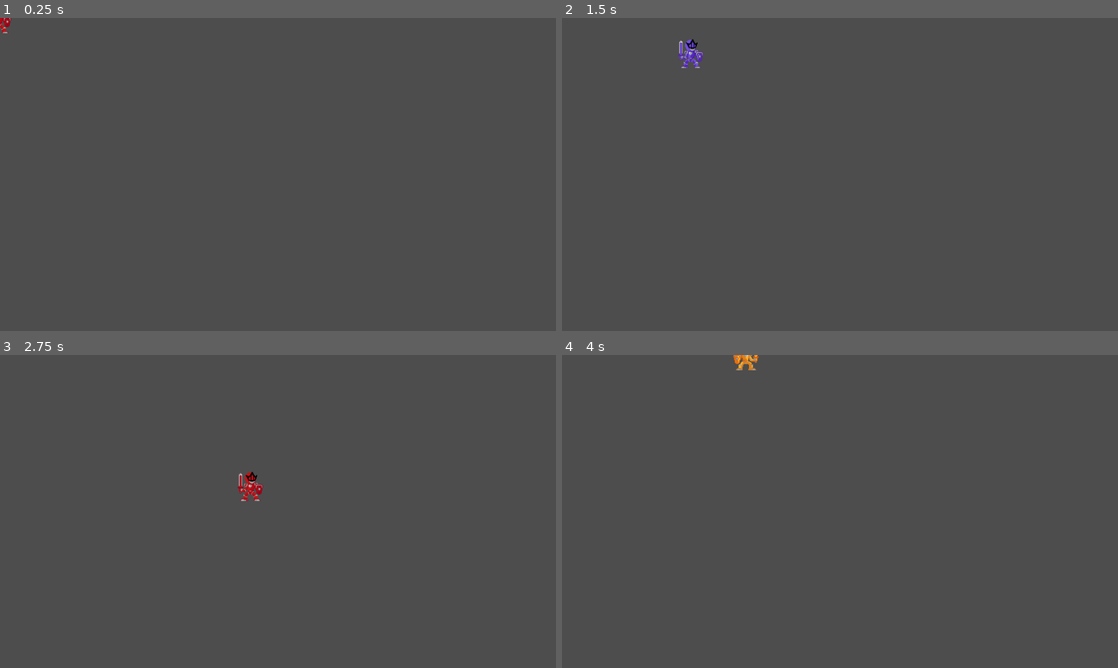
Above: before the commit, frames 1-4 (two rows, left to right).
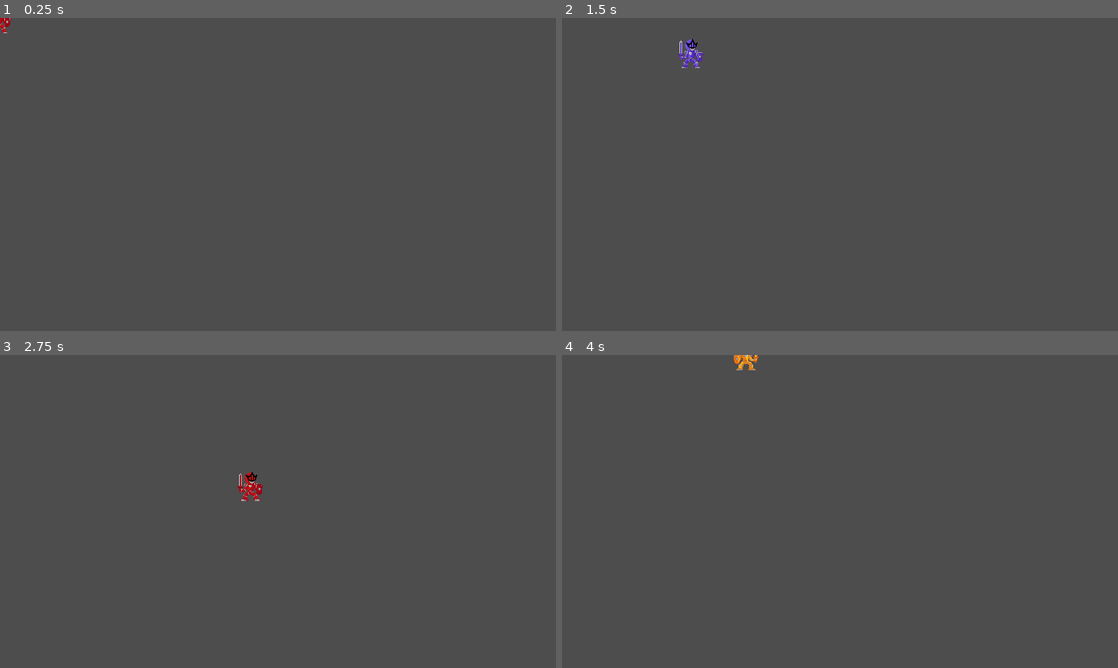
Above: after the commit, the same moments.

Repository: Forgotten-Link/starfall
Game: Godot game, scene res://scenes/main.tscn
Same seed, same stepped clock (60 frames per second), same inputs: the game is played once before the commit and once after it.
Inputs:
- Up to frame 1 (0.25 s): no input
- Up to frame 2 (1.5 s): tap Enter at 0.5 s; hold D (move_right) 0.53-1.28 s; hold S (move_down) from 1.28 s (still down)
- Up to frame 3 (2.75 s): release S (move_down) at 2.03 s; hold D (move_right) from 2.03 s (still down)
- Up to frame 4 (4 s): release D (move_right) at 2.78 s; hold W (move_up) 2.78-3.53 s; hold A (move_left) from 3.53 s (still down)

The runs differ from the first frame. In frame 1, less than 0.1% of the frame differs, in the area x 0-2%, y 0-5%; in frame 2, less than 0.1%; in frame 3, 0.1%, in the area x 42-48%, y 37-47%; in frame 4, less than 0.1%.

Commit message:
added golem sprite

Diff:
--- a/project.godot
+++ b/project.godot
@@ -43,3 +43,7 @@
 "events": [Object(InputEventKey,"resource_local_to_scene":false,"resource_name":"","device":-1,"window_id":0,"alt_pressed":false,"shift_pressed":false,"ctrl_pressed":false,"meta_pressed":false,"pressed":false,"keycode":0,"physical_keycode":68,"key_label":0,"unicode":100,"echo":false,"script":null)
 ]
 }
+
+[rendering]
+
+textures/canvas_textures/default_texture_filter=0
--- a/scenes/main.tscn
+++ b/scenes/main.tscn
@@ -1,6 +1,6 @@
 [gd_scene load_steps=2 format=3 uid="uid://blyg2ugnhpu46"]
 
-[ext_resource type="PackedScene" uid="uid://cmgbxgbmaojbp" path="res://red.tscn" id="1_wd66a"]
+[ext_resource type="PackedScene" uid="uid://cmgbxgbmaojbp" path="res://scenes/red.tscn" id="1_wd66a"]
 
 [node name="Main" type="Node"]
 
Binary file added: art/characters/Golem_64.png
Not shown, changed: art/characters/Golem_64.png.import
